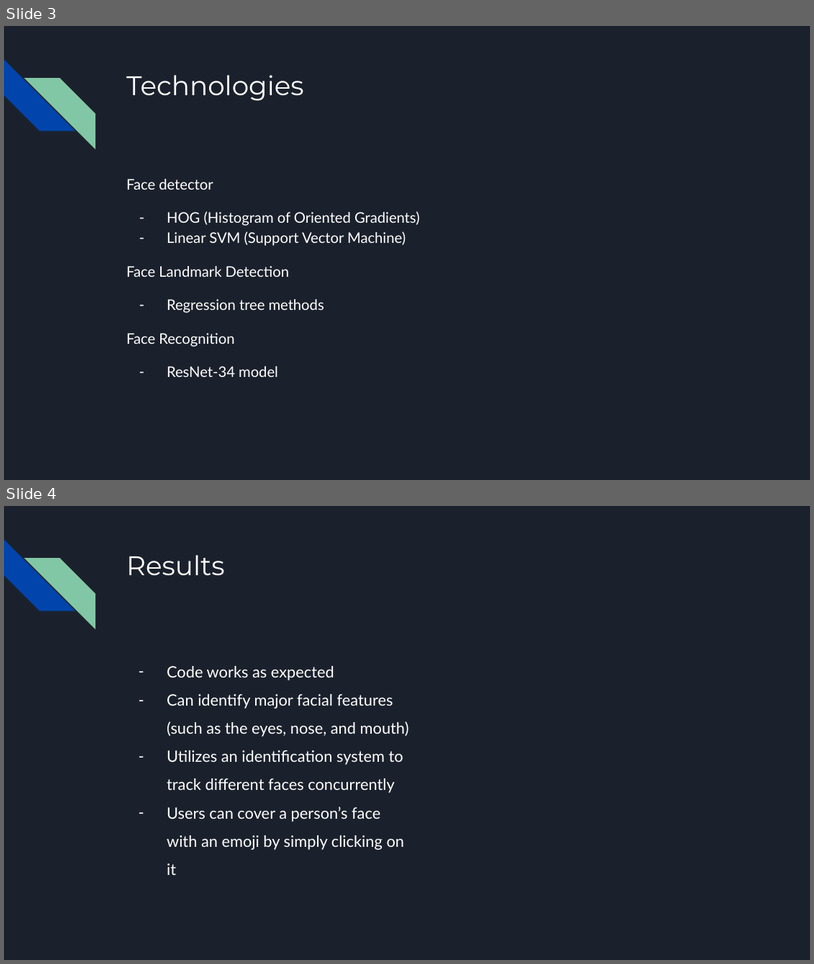
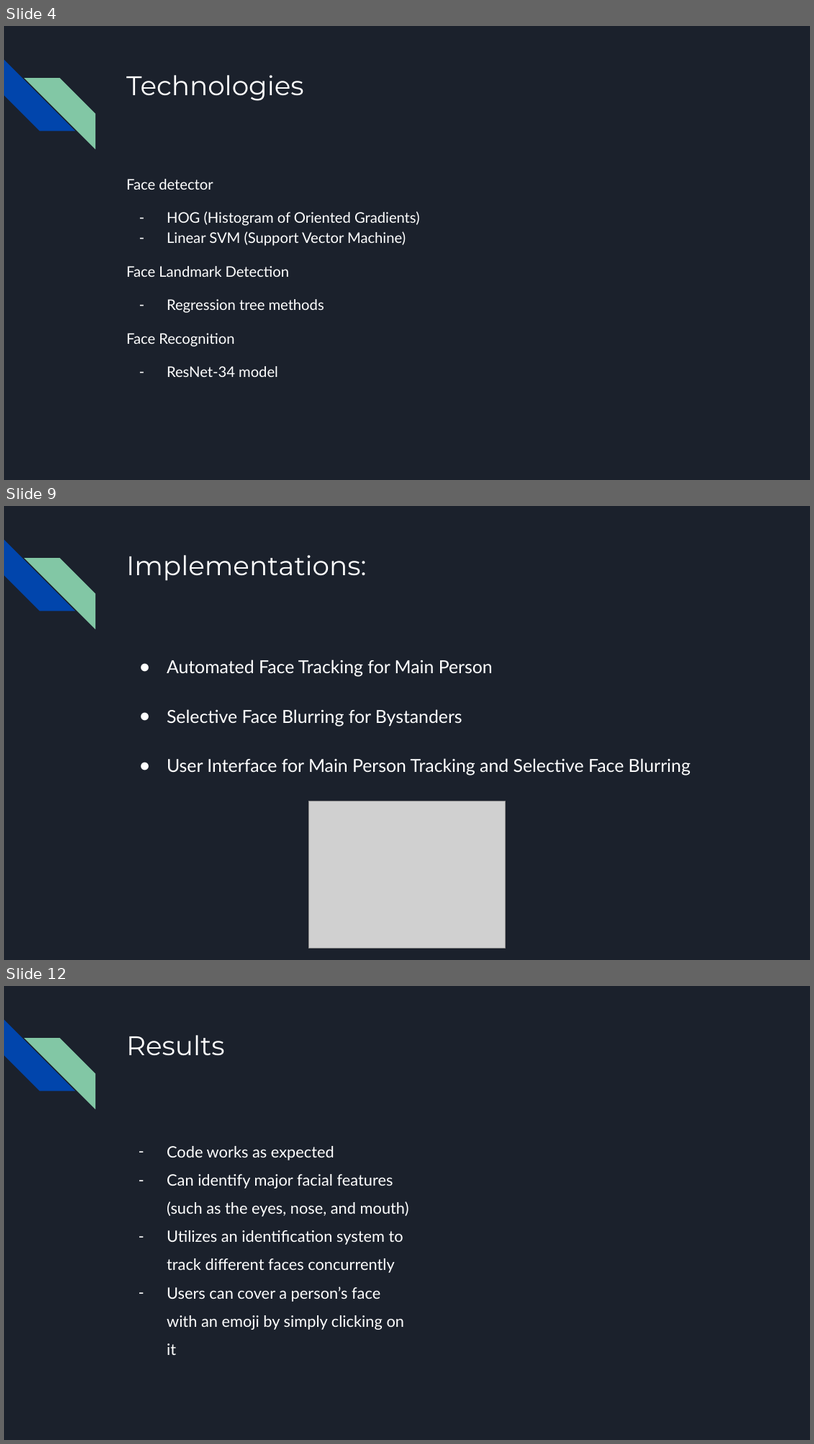
Before and after one commit to junjinyong/ISP2023, a slide deck: ISP Final Project.pptx. Shown one above the other, each under a label of ours: slides 3 and 4 before the commit, slides 4, 9 and 12 after it; the slides between them are not shown. The pictures are 814x964 and 814x1444 pixels, drawn with LibreOffice and Linux fonts; fonts in the diff are those of the drawing; grey boxes stand for pictures. Boxes give left, top, right and bottom in pixels: in the first picture for what was removed or moved away, otherwise in the second. Text is boxed around its words. In the diff, an @@ line names an element or a change of style, - is before the commit and + after.

```diff
--- a/ISP Final Project.pptx
+++ b/ISP Final Project.pptx
@@ slide 9 added at (4, 506, 810, 960), background #1B212C; not listed: 2 template elements that a slide beside it also shows @@
@@ title added at (126, 555, 366, 581), 24 pt, text #FFFFFF @@
+Implementations:
@@ text added at (167, 659, 691, 775), 16 pt, text #FFFFFF @@
+● Automated Face Tracking for Main Person
+● Selective Face Blurring for Bystanders
+● User Interface for Main Person Tracking and Selective Face Blurring
@@ picture added at (309, 801, 505, 948) @@
@@ what was slide 3 is now slide 4 @@
@@ what was slide 4 is now slide 12 @@
```
Also in this commit, not shown: 1 slide changed, 7 other slides added.
